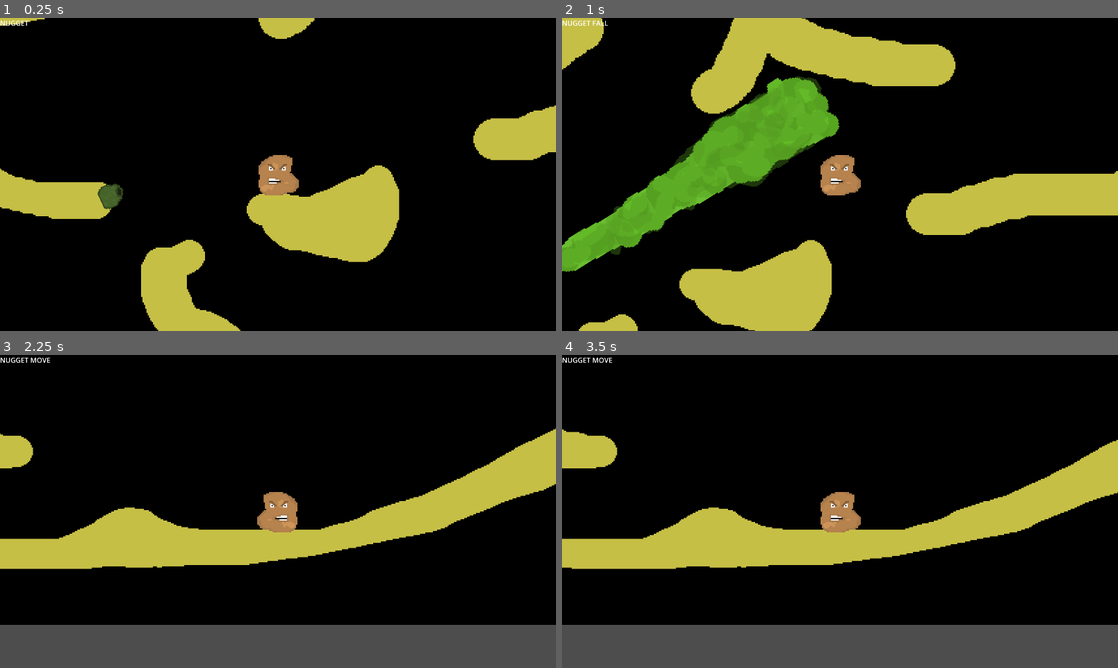
Above: before the commit, frames 1-4 (two rows, left to right).
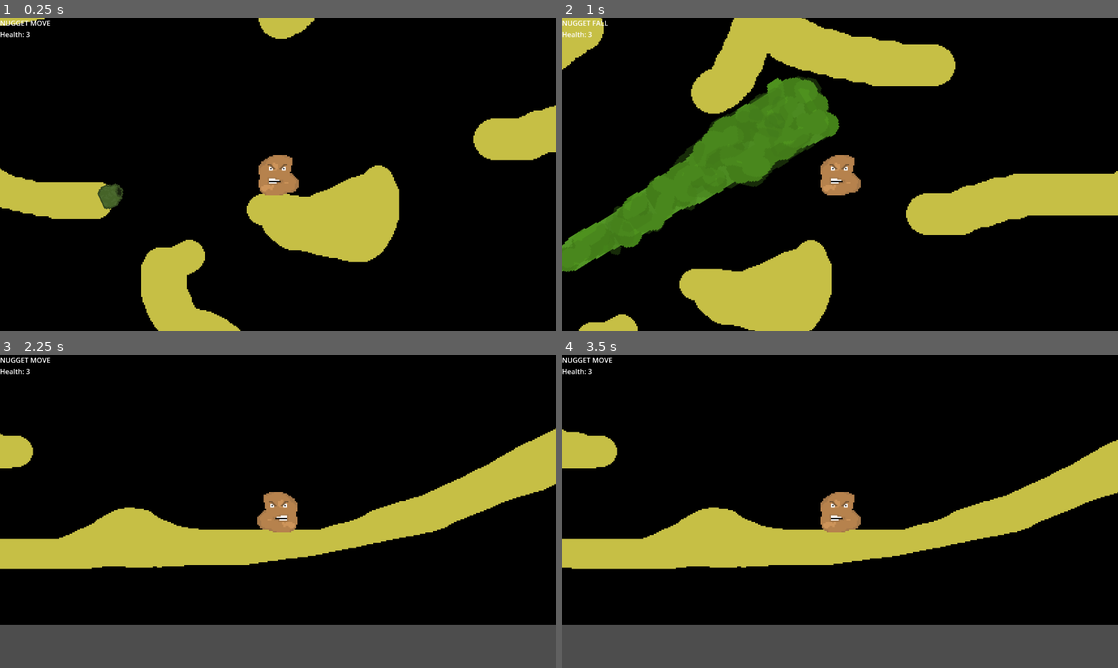
Above: after the commit, the same moments.

Repository: d0ctajones/gmtk-nugget
Game: Godot game, scene res://main.tscn
Two runs of this game, one before a commit and one after it. Both use one fixed random seed, a clock stepped at 60 frames per second and the inputs below.
Inputs (mouse positions are in pixels of both pictures, inside the frame that each line leads up to):
- Up to frame 1 (0.25 s): no input
- Up to frame 2 (1 s): tap Enter at 0.5 s; move the mouse to (962, 158) at 0.52 s; hold D (move_right) from 0.53 s (still down); click (962, 158) at 0.6 s; tap Space (jump) at 0.77, 0.8 s
- Up to frame 3 (2.25 s): tap Space (jump) at 1.07, 1.35, 1.52, 1.82 s; move the mouse to (166, 527) at 1.27 s; click (166, 527) at 1.55 s; move the mouse to (333, 442) at 2.02 s; release D (move_right) at 2.03 s; hold A (move_left) from 2.03 s (still down); click (333, 442) at 2.1 s
- Up to frame 4 (3.5 s): tap Space (jump) at 2.3, 3.02, 3.32 s; move the mouse to (812, 574) at 2.77 s; release A (move_left) at 2.78 s; hold D (move_right) from 2.78 s (still down); click (812, 574) at 2.85 s

The runs differ from the first frame. In frame 1, less than 0.1% of the frame differs, in the area x 0-9%, y 0-7%; in frame 2, 8.9%, in the area x 0-50%, y 4-82%; in frame 3, less than 0.1%; in frame 4, less than 0.1%.

Commit message:
working hazard with attack interval. player hurtbox and death

Diff:
--- a/HUD.gd
+++ b/HUD.gd
@@ -2,7 +2,20 @@
 
 @onready var player_status_display = get_node("PlayerStats")
 
-var base_player_stats_string = "NUGGET %s"
+var display_string = "NUGGET %s\nHealth: %s"
+var player_node = null
+var player_health = null
+var player_state = null
 
-func _update_player_stats_state(state):
-    $PlayerStats.text = base_player_stats_string % state
+func activate_player_hud(player):
+    player_node = player
+    get_player_state()
+
+func get_player_state():
+    player_state = player_node.get_current_state()
+    player_health = player_node.status["HEALTH"]
+
+    $PlayerStats.text = display_string % [ player_state, player_health ]
+
+func _update_player_stats():
+    get_player_state()
--- /dev/null
+++ b/hazards/gas_jet_long.gd
@@ -0,0 +1,6 @@
+extends StaticBody2D
+
+@export var damage: int = 1
+
+func deal_damage():
+    return damage
--- a/hazards/gas_jet_long.tscn
+++ b/hazards/gas_jet_long.tscn
@@ -1,19 +1,37 @@
-[gd_scene load_steps=2 format=3 uid="uid://c207dprvy0doq"]
+[gd_scene load_steps=6 format=3 uid="uid://c207dprvy0doq"]
 
 [ext_resource type="Texture2D" uid="uid://vlgp2i5s33ql" path="res://hazards/gas_jet_long.png" id="1_dhd3p"]
+[ext_resource type="Script" path="res://hazards/gas_jet_long.gd" id="1_oixnl"]
+
+[sub_resource type="CapsuleShape2D" id="CapsuleShape2D_1rrgc"]
+height = 240.0
+
+[sub_resource type="CapsuleShape2D" id="CapsuleShape2D_27ibq"]
+height = 138.0
+
+[sub_resource type="CapsuleShape2D" id="CapsuleShape2D_vk6w6"]
+height = 190.0
 
 [node name="GasJetLong" type="StaticBody2D"]
+z_index = 1
+z_as_relative = false
 collision_layer = 2
-collision_mask = 4
+collision_mask = 0
+script = ExtResource("1_oixnl")
 
 [node name="Sprite2D" type="Sprite2D" parent="."]
 texture = ExtResource("1_dhd3p")
 
-[node name="CollisionPolygon2D" type="CollisionPolygon2D" parent="."]
-polygon = PackedVector2Array(-23, -110, -15, -117, -2, -119, 6, -119, 23, -116, 21, -65, -26, -65)
+[node name="CollisionShape2D" type="CollisionShape2D" parent="."]
+shape = SubResource("CapsuleShape2D_1rrgc")
 
-[node name="CollisionPolygon2D2" type="CollisionPolygon2D" parent="."]
-polygon = PackedVector2Array(-15, -1, -26, -65, 20, -65, 16, -1)
+[node name="CollisionShape2D2" type="CollisionShape2D" parent="."]
+position = Vector2(12, -51)
+rotation = 0.0982487
+scale = Vector2(1, 1)
+shape = SubResource("CapsuleShape2D_27ibq")
 
-[node name="CollisionPolygon2D3" type="CollisionPolygon2D" parent="."]
-polygon = PackedVector2Array(-5, 124, -10, 110, -10, 56, -15, -1, 15, -1, 13, 55, 8, 115, 1, 124)
+[node name="CollisionShape2D3" type="CollisionShape2D" parent="."]
+position = Vector2(-10, -24)
+rotation = -0.0706319
+shape = SubResource("CapsuleShape2D_vk6w6")
--- a/hazards/gas_vent.gd
+++ b/hazards/gas_vent.gd
@@ -1,20 +1,31 @@
 extends StaticBody2D
 
-@export var attack_frequency: float = 1.0
+@export var attack_interval: float = 1.0
 @export var attack_duration: float = 1.0
 
 
 @onready var attack_method = get_node("GasJetLong")
-@onready var activate_attack_timer = get_node("ActivateAttackTimer")
 
 func _ready():
     remove_child(attack_method)
+    _create_attack_interval_timer()
 
-func _on_activate_attack_timer_timeout():
-    activate_attack_timer.stop()
+
+func _create_attack_interval_timer():
+    var timer = Timer.new()
+    timer.name = "attack_interval"
+    timer.set_wait_time(attack_interval)
+    timer.connect('timeout', Callable(self, 'attack'))
+
+    add_child(timer)
+    timer.start()
+
+
+func attack():
+    get_node("attack_interval").stop()
     add_child(attack_method)
 
     await get_tree().create_timer(attack_duration).timeout
 
-    activate_attack_timer.start()
     remove_child(attack_method)
+    get_node("attack_interval").start()
--- a/hazards/gas_vent.tscn
+++ b/hazards/gas_vent.tscn
@@ -7,6 +7,7 @@
 radius = 8.0
 
 [node name="GasVent" type="StaticBody2D"]
+collision_layer = 2
 collision_mask = 0
 script = ExtResource("1_pfsa3")
 
--- a/level/level.tscn
+++ b/level/level.tscn
@@ -14,6 +14,8 @@
 [node name="Level" type="StaticBody2D"]
 
 [node name="Sprite2D" type="Sprite2D" parent="."]
+z_index = -2
+z_as_relative = false
 position = Vector2(1, 0)
 texture = ExtResource("1")
 
@@ -129,14 +131,10 @@
 polygon = PackedVector2Array(118, 835, 118, 867, 153, 867, 153, 835)
 
 [node name="GasVent" parent="." instance=ExtResource("3_10hhl")]
+z_index = -2
 position = Vector2(-290, 610)
 rotation = -0.432859
 
 [node name="GasJetLong" parent="GasVent" instance=ExtResource("4_3b4cr")]
 position = Vector2(131.102, -14.3286)
 rotation = 1.4441
-
-[node name="ActivateAttackTimer" type="Timer" parent="GasVent"]
-autostart = true
-
-[connection signal="timeout" from="GasVent/ActivateAttackTimer" to="GasVent" method="_on_activate_attack_timer_timeout"]
--- a/main.gd
+++ b/main.gd
@@ -1,6 +1,4 @@
 extends Node
-
-var player_node = null
 
 func _ready():
     load_level()
@@ -8,11 +6,11 @@
 
 func spawn_player():
     var player = load("res://player/player.tscn")
-    player_node = player.instantiate()
+    var player_node = player.instantiate()
     var player_spawn = $Level.get_node("PlayerSpawn").position
 
     player_node.position = player_spawn
-    connect_player_signals()
+    connect_player_signals(player_node)
 
     add_child(player_node)
 
@@ -22,5 +20,11 @@
 
     add_child(level_instance)
 
-func connect_player_signals():
-    player_node.state_change.connect($HUD._update_player_stats_state)
+func connect_player_signals(player_node):
+    $HUD.activate_player_hud(player_node)
+    player_node.state_change.connect($HUD._update_player_stats)
+
+    player_node.player_died.connect(handle_player_death)
+
+func handle_player_death():
+    get_tree().reload_current_scene()
--- a/objects/beer.tscn
+++ b/objects/beer.tscn
@@ -7,8 +7,10 @@
 radius = 8.0
 
 [node name="Beer" type="RigidBody2D"]
-collision_layer = 16
-collision_mask = 21
+z_index = 1
+z_as_relative = false
+collision_layer = 8
+collision_mask = 9
 gravity_scale = 0.8
 continuous_cd = 1
 script = ExtResource("1_5dthv")
--- /dev/null
+++ b/player/hurtbox.tscn
@@ -0,0 +1,5 @@
+[gd_scene format=3 uid="uid://ig3ea78h4oqw"]
+
+[node name="Hurtbox" type="Area2D"]
+collision_layer = 0
+collision_mask = 2
--- a/player/player.gd
+++ b/player/player.gd
@@ -13,6 +13,10 @@
 
 @onready var kicker = get_node("Kicker")
 
+var status = {
+    "HEALTH": 3
+}
+
 # Possible player states
 enum STATES {
     MOVE,
@@ -21,6 +25,8 @@
 }
 
 signal state_change(state)
+signal health_changed
+signal player_died
 
 var current_state = STATES.MOVE
 
@@ -43,25 +49,6 @@
         STATES.FALL: fall_state(delta)
 
     move(delta)
-
-func change_state(state):
-    var previous_state = current_state
-    current_state = state
-
-    if previous_state != current_state:
-        state_change.emit(STATES.keys()[current_state])
-
-func flip_sprite(direction):
-    if direction == "left":
-        $AnimationPlayer.play("move_left")
-    elif direction == "right":
-        $AnimationPlayer.play("move_right")
-
-func update_kick_list(action, body):
-    if action ==  "add":
-        kick_list[body.name] = body
-    else:
-        kick_list.erase(body.name)
 
 func kick():
     var x_direction = 0
@@ -138,7 +125,6 @@
             get_node("jump_timer").queue_free()
             change_state(STATES.FALL)
 
-
 func fall_state(delta):
     # Manages x-axis air control. Gravity application is in process_gravity
     var input_vector = Vector2.ZERO
@@ -168,7 +154,6 @@
     velocity.y = move_toward(velocity.y, max_fall_speed, gravity * delta)
     velocity.y = clamp(velocity.y, -jump_speed, max_fall_speed)
 
-
 func move(delta):
     process_gravity(delta)
     move_and_slide()
@@ -182,6 +167,46 @@
             if has_node("jump_timer"):
                 get_node("jump_timer").queue_free()
             change_state(STATES.FALL)
+
+################################################################################
+# Player Actions
+
+func change_state(state):
+    var previous_state = current_state
+    current_state = state
+
+    if previous_state != current_state:
+        state_change.emit()
+
+func flip_sprite(direction):
+    if direction == "left":
+        $AnimationPlayer.play("move_left")
+    elif direction == "right":
+        $AnimationPlayer.play("move_right")
+
+func update_kick_list(action, body):
+    if action ==  "add":
+        kick_list[body.name] = body
+    else:
+        kick_list.erase(body.name)
+
+################################################################################
+# Value Updaters
+
+func get_current_state():
+    return STATES.keys()[current_state]
+
+func _on_hurtbox_body_entered(body):
+    if body.has_method("deal_damage"):
+        take_hit(body.deal_damage())
+        state_change.emit()
+
+func take_hit(damage_amount):
+    status["HEALTH"] = status["HEALTH"] - damage_amount
+    state_change.emit()
+
+    if status["HEALTH"] <= 0:
+        player_died.emit()
 
 ################################################################################
 # Timer Functions
--- a/player/player.tscn
+++ b/player/player.tscn
@@ -1,8 +1,9 @@
-[gd_scene load_steps=9 format=3 uid="uid://cvapdktyp4vkh"]
+[gd_scene load_steps=10 format=3 uid="uid://cvapdktyp4vkh"]
 
 [ext_resource type="Texture2D" uid="uid://b2n23ai5jm8tc" path="res://player/player.png" id="1"]
 [ext_resource type="Script" path="res://player/player.gd" id="2"]
 [ext_resource type="Script" path="res://player/kicker.gd" id="3_njfak"]
+[ext_resource type="PackedScene" uid="uid://ig3ea78h4oqw" path="res://player/hurtbox.tscn" id="4_l4jso"]
 
 [sub_resource type="Animation" id="Animation_wiqf7"]
 resource_name = "move_left"
@@ -87,7 +88,6 @@
 
 [node name="Player" type="CharacterBody2D"]
 collision_layer = 4
-collision_mask = 7
 floor_stop_on_slope = false
 floor_max_angle = 1.0472
 floor_snap_length = 3.0
@@ -96,8 +96,7 @@
 [node name="Sprite2D" type="Sprite2D" parent="."]
 texture = ExtResource("1")
 
-[node name="CollisionPolygon2D" type="CollisionPolygon2D" parent="."]
-visible = false
+[node name="Hitbox" type="CollisionPolygon2D" parent="."]
 polygon = PackedVector2Array(-10, -12, -7, -14, -4, -15, 7, -15, 11, -13, 11, 0, 16, 5, 16, 9, 13, 13, 4, 15, -10, 15, -12, 14, -14, 12, -15, 10, -15, -5, -14, -7, -12, -10, -11, -11)
 
 [node name="Camera2D" type="Camera2D" parent="."]
@@ -109,13 +108,23 @@
 }
 
 [node name="Kicker" type="Area2D" parent="."]
-collision_layer = 16
-collision_mask = 16
+visible = false
+collision_layer = 0
+collision_mask = 8
 script = ExtResource("3_njfak")
 
 [node name="CollisionShape2D" type="CollisionShape2D" parent="Kicker"]
 position = Vector2(17, 7.25)
 shape = SubResource("RectangleShape2D_8f64o")
 
+[node name="Hurtbox" parent="." instance=ExtResource("4_l4jso")]
+script = null
+
+[node name="CollisionPolygon2D" type="CollisionPolygon2D" parent="Hurtbox"]
+polygon = PackedVector2Array(0, 15, 8, 13, 12, 12, 15, 9, 15, 5, 10, 1, 10, -13, 7, -14, -4, -14, -11, -10, -14, -4, -14, 10, -10, 14)
+
 [connection signal="body_entered" from="Kicker" to="Kicker" method="_on_body_entered"]
 [connection signal="body_exited" from="Kicker" to="Kicker" method="_on_body_exited"]
+[connection signal="body_entered" from="Hurtbox" to="." method="_on_hurtbox_body_entered"]
+
+[editable path="Hurtbox"]
--- a/project.godot
+++ b/project.godot
@@ -56,7 +56,7 @@
 2d_physics/layer_1="terrain"
 2d_physics/layer_2="hazard"
 2d_physics/layer_3="playerbody"
-2d_physics/layer_4="playereffect"
+2d_physics/layer_4="interactable"
 
 [physics]
 
Binary file changed: hazards/gas_jet_long.aseprite
Binary file changed: hazards/gas_jet_long.png
